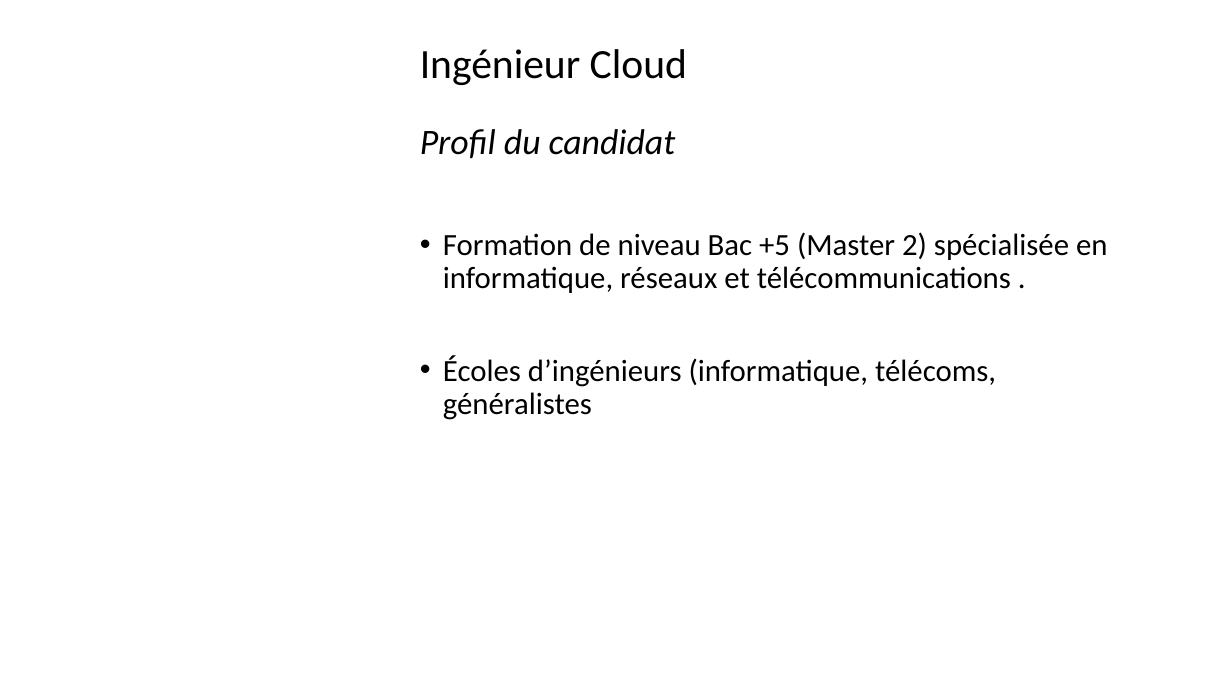
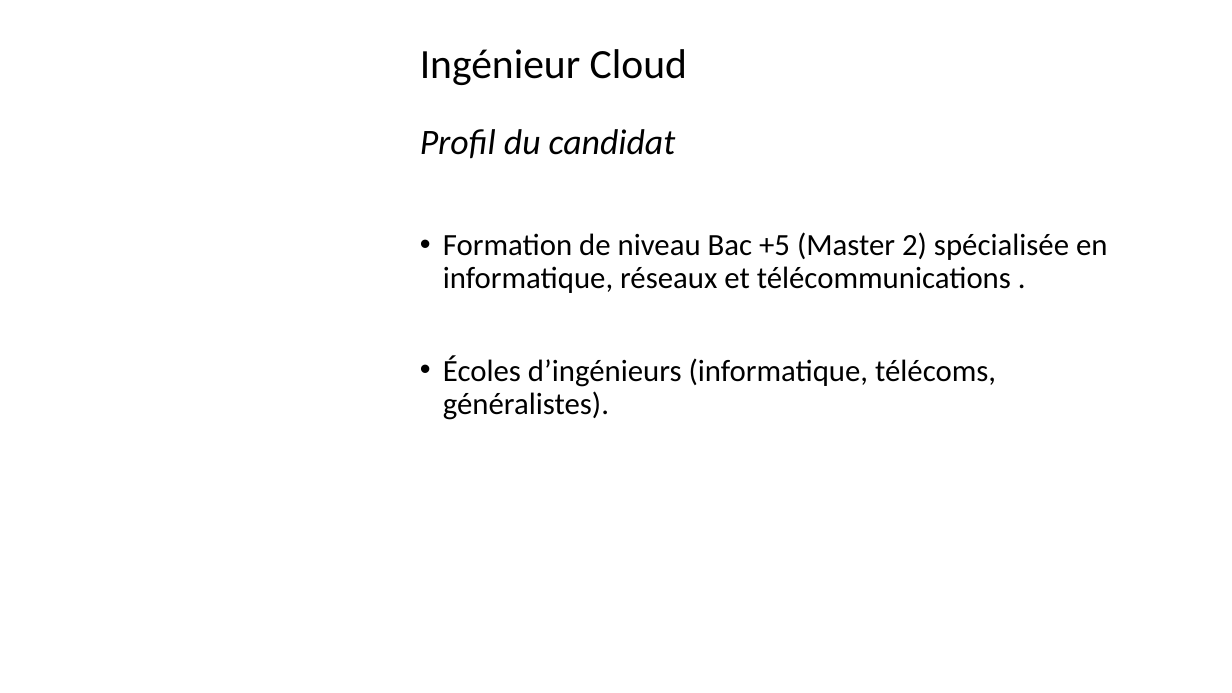
Before and after one commit to Solifred38/cv, a slide deck: slide 45 of Profils_jobs_it.pptx (slide 46 before the commit). Drawn at 1232x693 pixels with LibreOffice and Linux fonts; fonts in the diff are those of the drawing; background and template pictures are left out. Boxes give left, top, right and bottom in pixels: in the first picture for what was removed or moved away, otherwise in the second. Text is boxed around its words. In the diff, an @@ line names an element or a change of style, - is before the commit and + after.

```diff
--- a/Profils_jobs_it.pptx
+++ b/Profils_jobs_it.pptx
@@ text at (x1=443, y1=355, x2=996, y2=420): text changed @@
-• Écoles d’ingénieurs (informatique, télécoms, généralistes
+• Écoles d’ingénieurs (informatique, télécoms, généralistes).
```
Also in this commit, not shown: 13 other slides changed, 1 slide removed.
